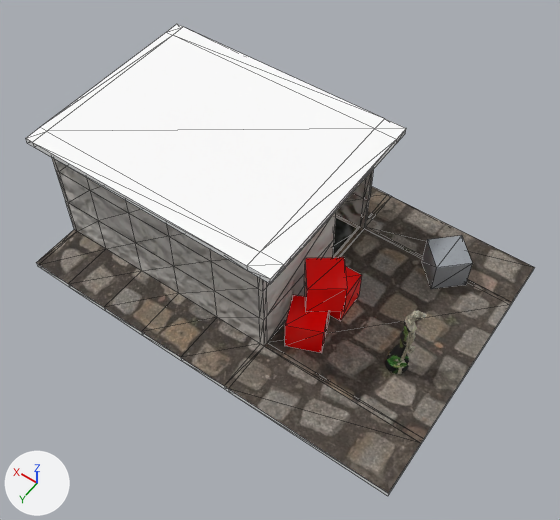
A saved change to the glTF model src/models/presentation_video.glb.
Camera for both pictures: a 50 mm camera at (-26.2, 38.4, 61.0) aimed at (-0.5, 2.5, 4.5). The axes (+X, +Y, +Z) are drawn at lower left. The lights are the same throughout. Mesh edges are drawn as thin lines on the coarser meshes. Where no turn or scale is listed for an object, it has been applied to the vertices. Vertices at the same position are counted once.

Before the edit, the objects in view are built like this:
```python
me_cube = bpy.data.meshes.new('Cube')
me_cube.from_pydata(...)  # 256 vertices, 518 faces; spans x -19.5..20.8, y -14.0..14.1, z -0.3..13.1
# faces by material slot: [48, 40, 214, 182, 34]
me_cube.materials.append(mat_fallboard)
me_cube.materials.append(mat_flooroutside)
me_cube.materials.append(mat_outdoorwalls)
me_cube.materials.append(mat_material)  # white #ffffff
me_cube.materials.append(mat_marble)
me_cube_002 = bpy.data.meshes.new('Cube.002')
me_cube_002.from_pydata(...)  # 32 vertices, 60 faces; spans x -14.0..12.6, y -10.2..10.3, z -0.2..0.4
me_cube_002.materials.append(mat_material_004)  # white #ffffff
me_cube_011 = bpy.data.meshes.new('Cube.011')
me_cube_011.from_pydata(...)  # 8 vertices, 12 faces; spans x -2.42..2.42, y -2.42..2.42, z -1.71..1.71
me_cube_011.materials.append(mat_material_012)
ob_cube = bpy.data.objects.new('Cube', me_cube)
ob_cube.location = (0.0, 0.0, 0.0)
ob_cube_005 = bpy.data.objects.new('Cube.005', me_cube_011)
ob_cube_005.location = (-12.53, -8.17, 1.92)
ob_cube_007 = bpy.data.objects.new('Cube.007', me_cube_002)
ob_cube_007.location = (8.79, -0.01, 13.25)
# also in view: 'Cube.002' at (-5.8, 3.0, 5.4); 'statue' at (-14.1, 3.1, 4.5); 'Cube.001' at (-5.6, 5.4, 1.9)
```
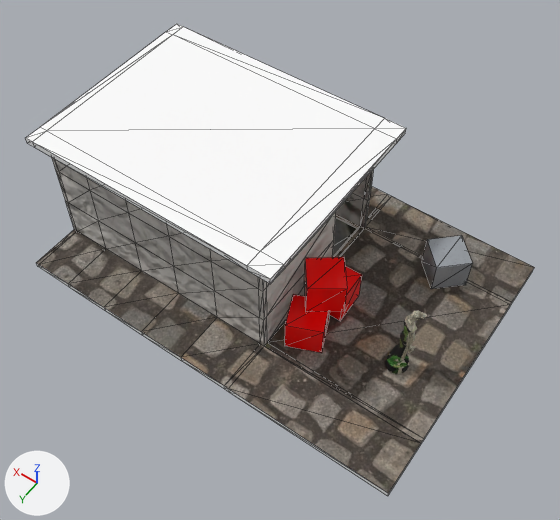
Pixel boxes (x1, y1, x2, y2) of what changed, in the pictures (560 x 520 px):
'Cube.007', moved
    both: (26, 24, 406, 284)
part 1 of me_cube, surface changed
    both: (36, 171, 534, 494)

Edits to the bpy script that builds the scene:
```text
Change me_cube:
    where me_cube.from_pydata(...)  # 256 vertices, 518 faces; spans x -19.5..20.8, y -14.0..14.1, z -0.3..13.1
    used by ob_cube; location = (0.0, 0.0, 0.0)
    me_cube part 1: 447 kept faces spanning x -19.5..20.8, y -14.0..14.1, z -0.3..13.1 get new texture (UV) coordinates
Change ob_cube_007:
    ob_cube_007.location: (8.79, -0.01, 13.25) -> (8.79, -0.01, 13.28)
```
